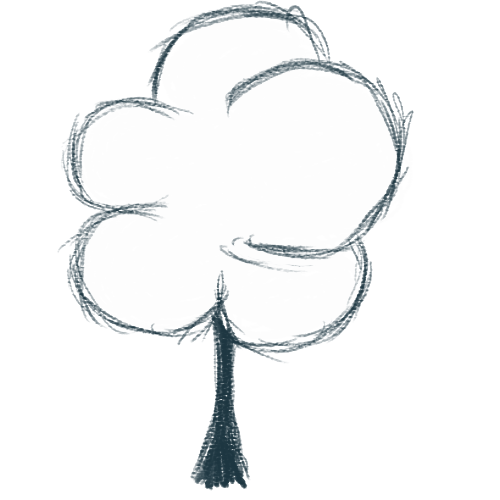
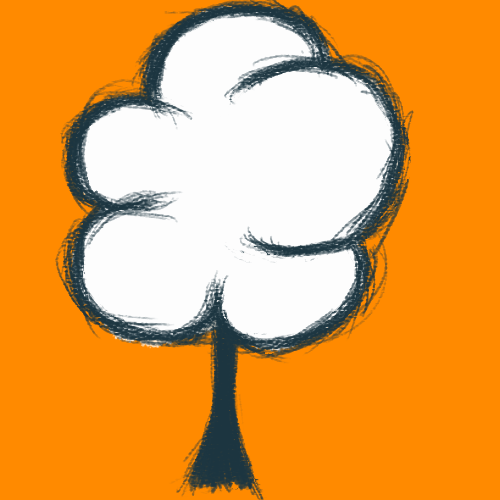
Layer changes from the first 500 × 500 image to the second:
painted on "Layer 5" over [55,7,414,491]
showed "Layer 4", painted on it over [60,1,411,498]
showed "Layer 3", painted on it over [62,0,407,493]
showed "Layer 2", painted on it over [63,0,415,500]
added group "Group 2" with 4 layers above "Layer 6" over [70,5,403,494]
added layer "Layer 10" in group "Group 2" over [70,6,402,490]
added layer "Layer 9" in group "Group 2" over [72,9,403,494]
added layer "Layer 8" in group "Group 2" over [73,5,399,489]
added layer "Layer 7" in group "Group 2" over [71,8,401,494]
added layer "Layer 6" over [0,0,500,500]
